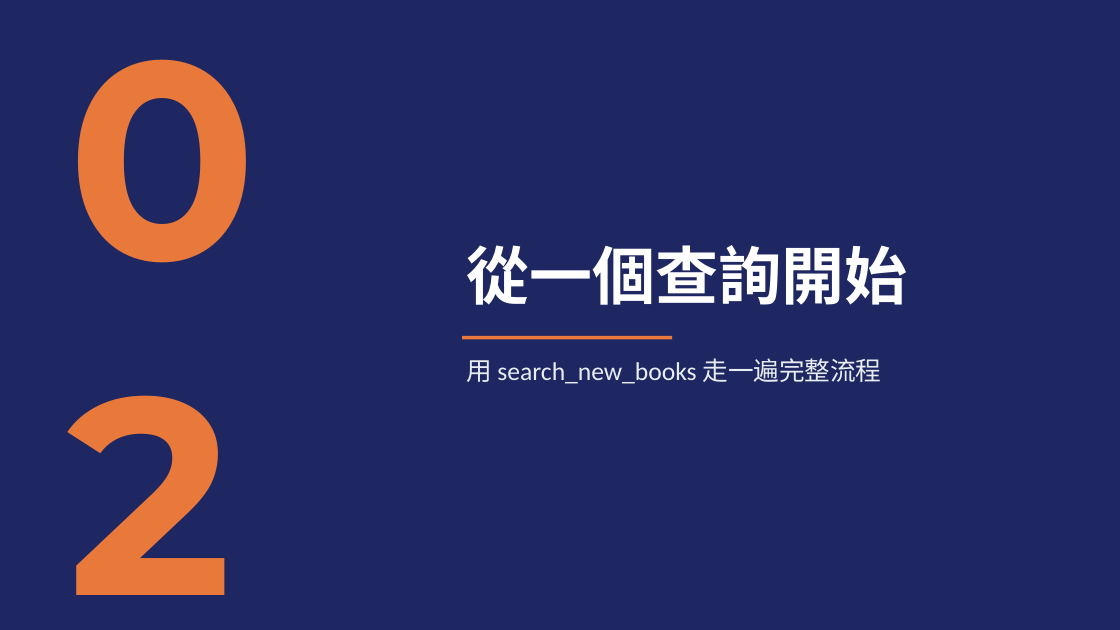
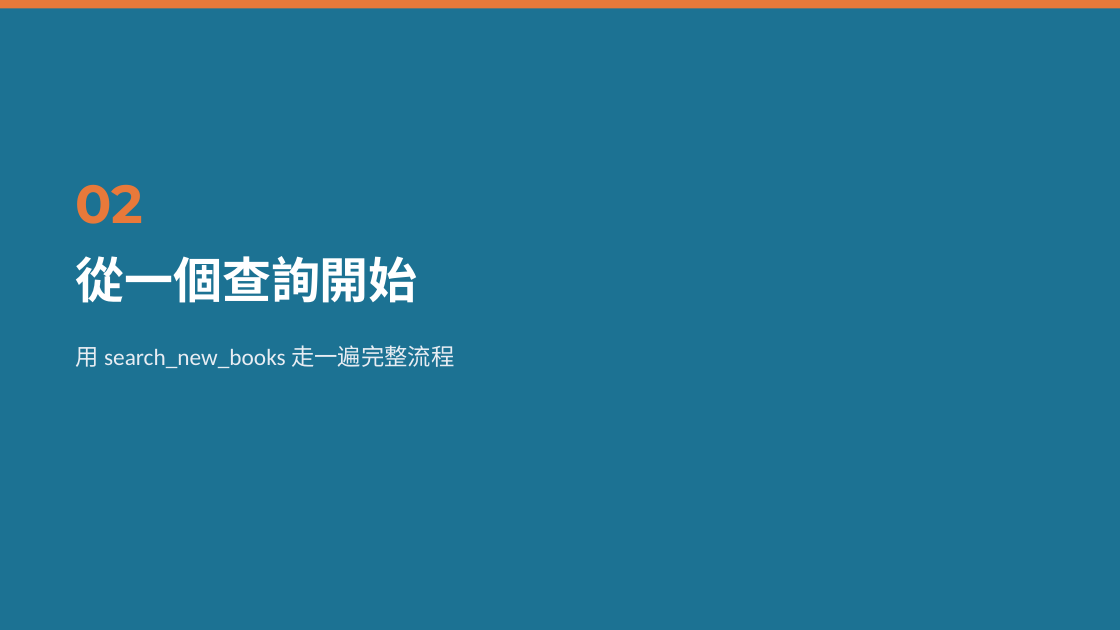
Before and after one commit to mjib007/nchu-mcp-workshop-2026, a slide deck: slide 10 of 02-how-mcp-works.pptx. Drawn at 1120x630 pixels with LibreOffice and Linux fonts; fonts in the diff are those of the drawing. Boxes give left, top, right and bottom in pixels: in the first picture for what was removed or moved away, otherwise in the second. Text is boxed around its words. In the diff, an @@ line names an element or a change of style, - is before the commit and + after.

```diff
--- a/02-how-mcp-works.pptx
+++ b/02-how-mcp-works.pptx
@@ rectangle at bbox=[0, 0, 1120, 629]: fill #1E2761 to #1C7293 @@
@@ rectangle added at bbox=[0, 0, 1120, 8], fill #E8793A @@
@@ text "02": place and size @@
-text "02" at bbox=[63, 125, 399, 504]
+text "02" at bbox=[76, 185, 144, 224]
@@ text "02" at bbox=[76, 185, 144, 224]: size 180 to 34.5 pt; vertical alignment middle to top @@
@@ text "從一個查詢開始": place and size @@
-text "從一個查詢開始" at bbox=[466, 245, 907, 305]
+text "從一個查詢開始" at bbox=[76, 256, 418, 303]
@@ text "從一個查詢開始" at bbox=[76, 256, 418, 303]: size 40.5 to 31.5 pt @@
@@ text "用 search_new_books 走一遍完整流程": place and size @@
-text "用 search_new_books 走一遍完整流程" at bbox=[466, 358, 882, 384]
+text "用 search_new_books 走一遍完整流程" at bbox=[76, 345, 454, 368]
@@ text "用 search_new_books 走一遍完整流程" at bbox=[76, 345, 454, 368]: size 16.5 to 15 pt @@
@@ rectangle removed at bbox=[461, 336, 672, 339] @@
```
Also in this commit, not shown: 15 other slides changed, 1 other file.
